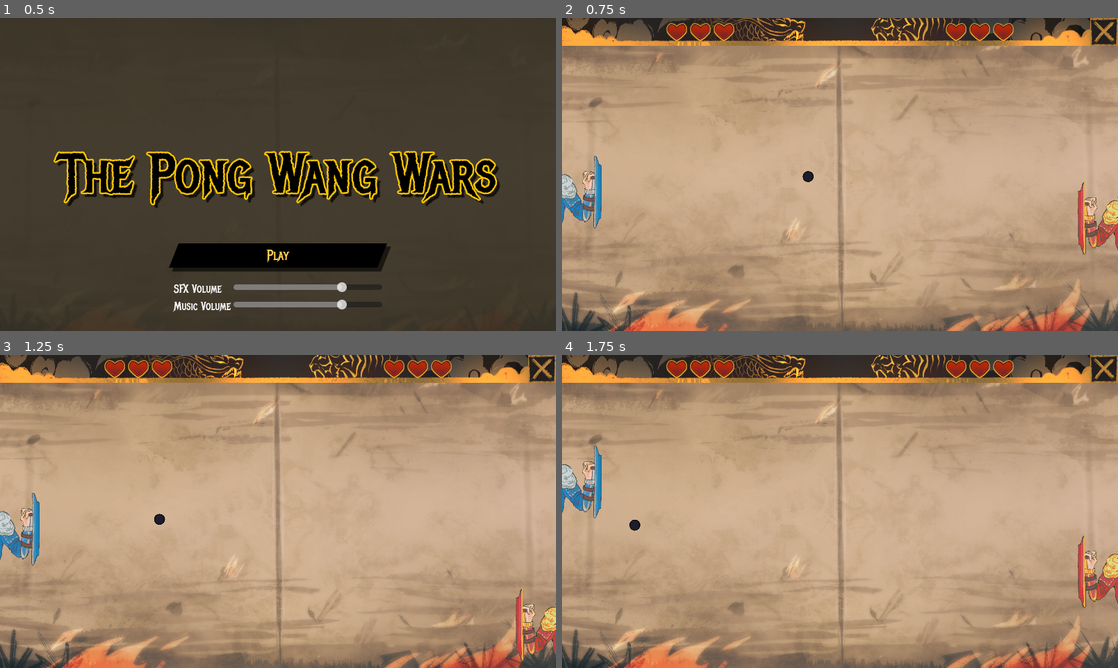
Above: before the commit, frames 1-4 (two rows, left to right).
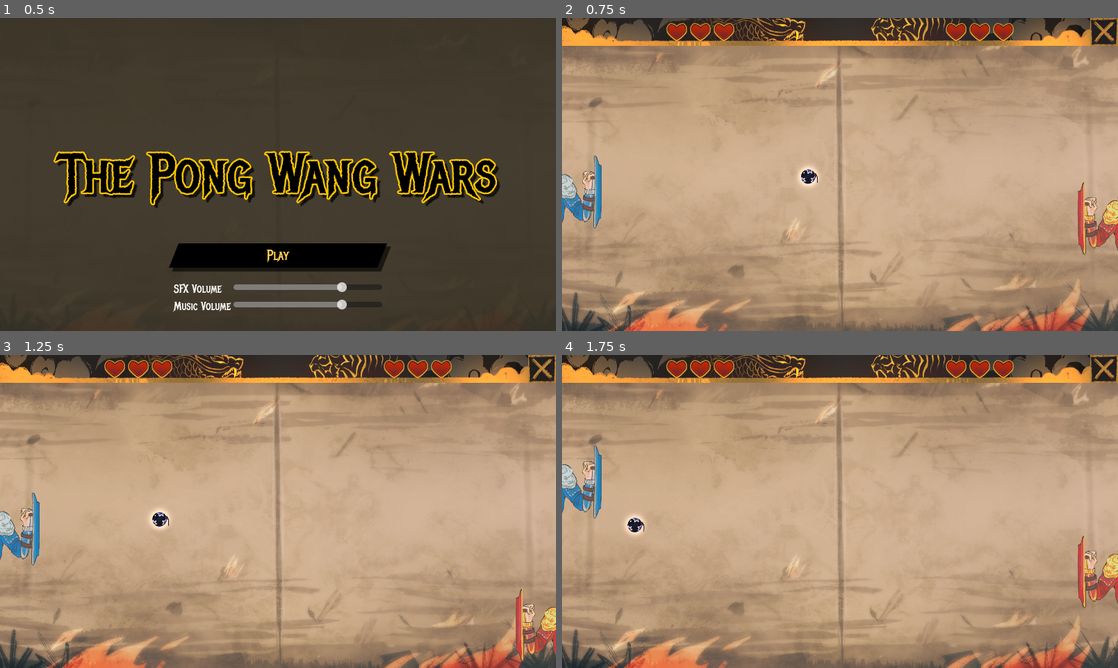
Above: after the commit, the same moments.

Repository: parrotwise/gmtk26-pong
Game: Godot game, scene res://Menu/main_menu.tscn
Same seed, same stepped clock (60 frames per second), same inputs: the game is played once before the commit and once after it. Sound files missing from this copy of the repository are replaced by a short silence.
Inputs:
- Up to frame 1 (0.5 s): no input
- Up to frame 2 (0.75 s): click "Play" at 0.5 s
- Up to frame 3 (1.25 s): no input
- Up to frame 4 (1.75 s): hold Up (ui_up) from 1.28 s (still down)

Frame 1 is identical in both runs. In frame 2, 0.2% of the frame differs, in the area x 0-100%, y 44-75%; in frame 3, 0.2%; in frame 4, 0.2%, in the area x 0-100%, y 28-79%.

Commit message:
Replace ball placeholder asset, add glow placeholder asset for the ball, make the ball slightly larger

Diff:
--- a/Scenes/game_scene.tscn
+++ b/Scenes/game_scene.tscn
@@ -8,8 +8,9 @@
 [ext_resource type="Texture2D" uid="uid://78t4kpwyd0pd" path="res://Sprites/p1.png" id="4_ikfsv"]
 [ext_resource type="Texture2D" uid="uid://d4jsgjfjen0u7" path="res://Sprites/p2.png" id="6_5dgvu"]
 [ext_resource type="Script" uid="uid://ca58xn8hkrbfg" path="res://Scripts/ball.gd" id="6_7iton"]
-[ext_resource type="Texture2D" uid="uid://p5kbp4wbgfep" path="res://Sprites/ball_placeholder.png" id="7_ikfsv"]
+[ext_resource type="Texture2D" uid="uid://cx6fv01ihp8xc" path="res://Sprites/ball.png" id="9_5dgvu"]
 [ext_resource type="PackedScene" uid="uid://i1o5fru2q5cg" path="res://Scenes/GameUI/hud.tscn" id="9_ikfsv"]
+[ext_resource type="Texture2D" uid="uid://bnykdedso0l1l" path="res://Sprites/glow_placeholder.png" id="9_uscyt"]
 
 [sub_resource type="StyleBoxFlat" id="StyleBoxFlat_b6fju"]
 bg_color = Color(0.43, 0.43, 0.43, 1)
@@ -20,8 +21,11 @@
 [sub_resource type="CapsuleShape2D" id="CapsuleShape2D_662lt"]
 height = 106.0
 
+[sub_resource type="CanvasItemMaterial" id="CanvasItemMaterial_bybji"]
+blend_mode = 1
+
 [sub_resource type="CircleShape2D" id="CircleShape2D_ikfsv"]
-radius = 9.0
+radius = 10.5
 
 [node name="GameScene" type="Control" unique_id=2090212088]
 custom_minimum_size = Vector2(800, 450)
@@ -86,9 +90,7 @@
 position = Vector2(32, 250)
 script = ExtResource("2_1ixah")
 
-[node name="Canvas" type="CanvasGroup" parent="Battlefield/Objects/Player" unique_id=1584502315]
-
-[node name="Sprite" type="Sprite2D" parent="Battlefield/Objects/Player/Canvas" unique_id=1435339467]
+[node name="Sprite" type="Sprite2D" parent="Battlefield/Objects/Player" unique_id=1435339467]
 scale = Vector2(0.25, 0.25)
 texture = ExtResource("4_ikfsv")
 
@@ -100,9 +102,7 @@
 position = Vector2(768, 250)
 script = ExtResource("4_1ixah")
 
-[node name="Canvas" type="CanvasGroup" parent="Battlefield/Objects/Opponent" unique_id=947483694]
-
-[node name="Sprite" type="Sprite2D" parent="Battlefield/Objects/Opponent/Canvas" unique_id=1926471575]
+[node name="Sprite" type="Sprite2D" parent="Battlefield/Objects/Opponent" unique_id=1926471575]
 scale = Vector2(0.25, 0.25)
 texture = ExtResource("6_5dgvu")
 
@@ -114,11 +114,16 @@
 position = Vector2(400, 250)
 script = ExtResource("6_7iton")
 
-[node name="Canvas" type="CanvasGroup" parent="Battlefield/Objects/Ball" unique_id=345216627]
+[node name="Glow" type="Sprite2D" parent="Battlefield/Objects/Ball" unique_id=1908385453]
+self_modulate = Color(1, 1, 1, 0.5019608)
+material = SubResource("CanvasItemMaterial_bybji")
+scale = Vector2(0.33, 0.33)
+texture = ExtResource("9_uscyt")
 
-[node name="Sprite" type="Sprite2D" parent="Battlefield/Objects/Ball/Canvas" unique_id=1134265764]
-scale = Vector2(0.25, 0.25)
-texture = ExtResource("7_ikfsv")
+[node name="Sprite" type="Sprite2D" parent="Battlefield/Objects/Ball" unique_id=1134265764]
+scale = Vector2(0.33, 0.33)
+texture = ExtResource("9_5dgvu")
+offset = Vector2(22.455, 0)
 
 [node name="Collider" type="CollisionShape2D" parent="Battlefield/Objects/Ball" unique_id=928447187]
 shape = SubResource("CircleShape2D_ikfsv")
Binary file added: Sprites/ball.png
Not shown, added: Sprites/ball.png.import
Binary file added: Sprites/glow.png
Not shown, added: Sprites/glow.png.import
Binary file added: Sprites/glow_placeholder.png
Not shown, added: Sprites/glow_placeholder.png.import
